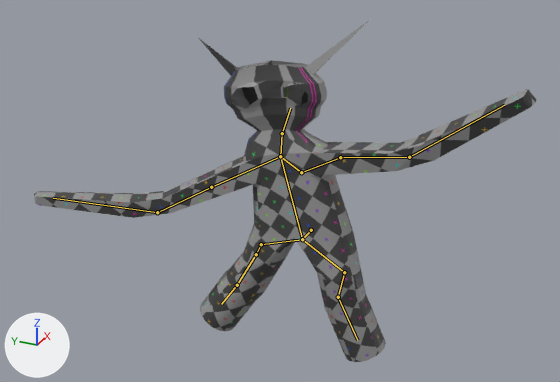
A saved change to the Blender file tests/Resources/figure.blend.
Both versions are drawn from a camera (50 mm lens) standing at (-27.7, -11.7, 22.1) and looking at (-0.2, 0.6, 8.4). Arrows for +X, +Y and +Z are at lower left; the lights stay in place. The picture after the commit comes second. Both versions are drawn at frame 1 of the action 'ArmatureAction'; the numbers are the values there. The bones that bend it are drawn over the model as lines.
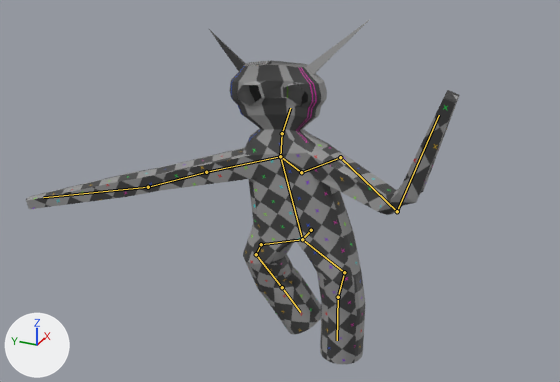
Where the change shows, as pixel boxes [x1, y1, x2, y2] in the pictures (560 x 382 px):
'Cylinder', posed (14% narrower): before [34, 19, 536, 362]; after [26, 19, 460, 365]
bone 'Bone.003', root to tip: before (338, 297) to (357, 340); after (338, 297) to (337, 340)
bone 'Bone.006', root to tip: before (256, 254) to (237, 285); after (256, 254) to (282, 287)
bone 'Bone.009', root to tip: before (280, 156) to (211, 187); after (280, 156) to (206, 172)
bone 'Bone.011', root to tip: before (157, 212) to (53, 198); after (148, 187) to (43, 197)
bone 'Bone.014', root to tip: before (340, 157) to (409, 157); after (340, 157) to (397, 211)
bone 'Bone.017', root to tip: before (409, 157) to (504, 105); after (397, 211) to (439, 115)

The change in detail:
Bone 'Bone.003' (bone_bone_003) turns from (20, -7, 6) to (0, 0, 0) degrees about its own x, y and z.
Bone 'Bone.006' (bone_bone_006) turns from (2, 6, -33) to (-6, -4, 33) degrees about its own x, y and z.
Bone 'Bone.009' (bone_bone_009) turns from (-9, 2, 8) to (0, 0, 0) degrees about its own x, y and z.
Bone 'Bone.011' (bone_bone_011) turns from (19, -5, -20) to (0, 0, 0) degrees about its own x, y and z.
Bone 'Bone.014' (bone_bone_014) turns from (7, 7, 7) to (-14, -20, -15) degrees about its own x, y and z.
Bone 'Bone.017' (bone_bone_017) turns from (14, 7, 13) to (68, -11, 56) degrees about its own x, y and z.
